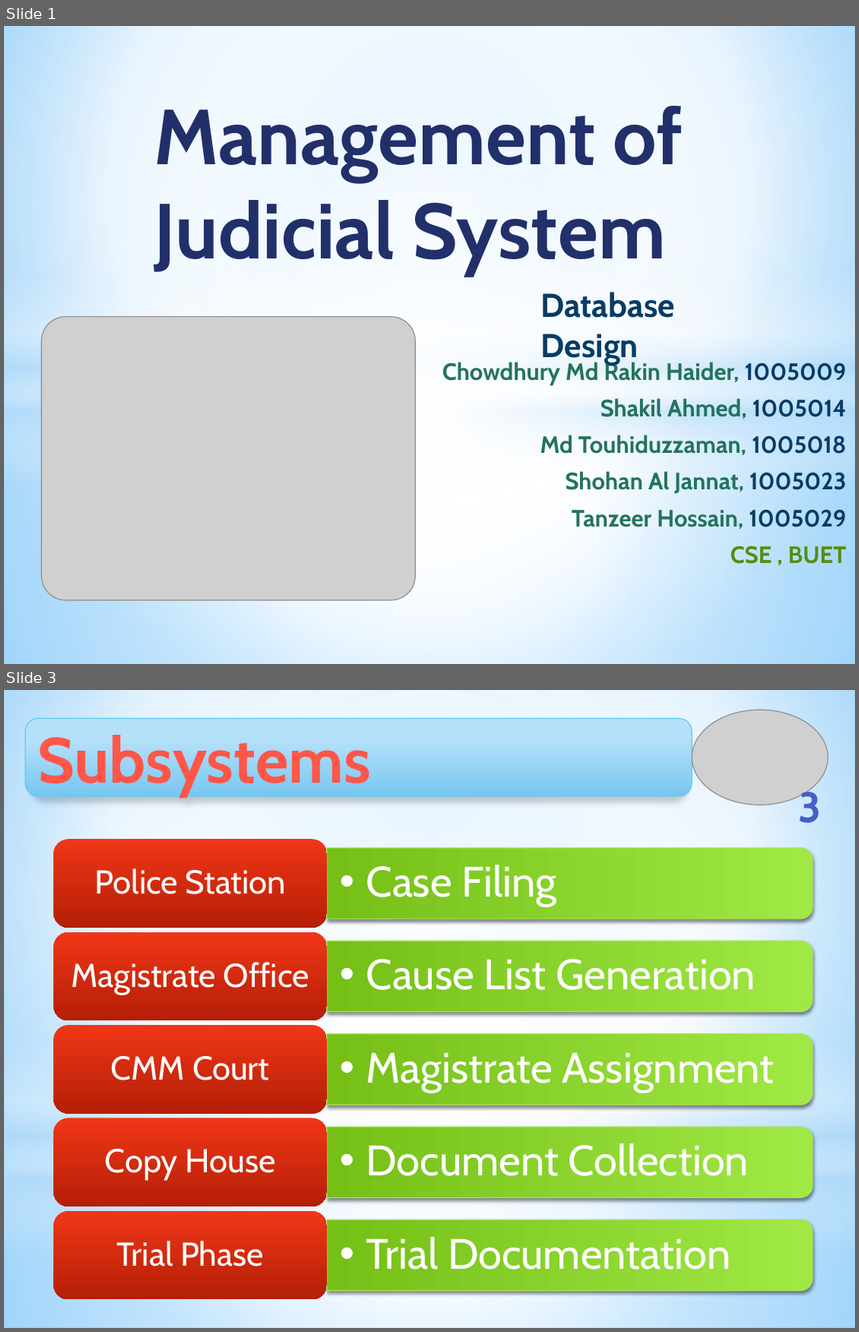
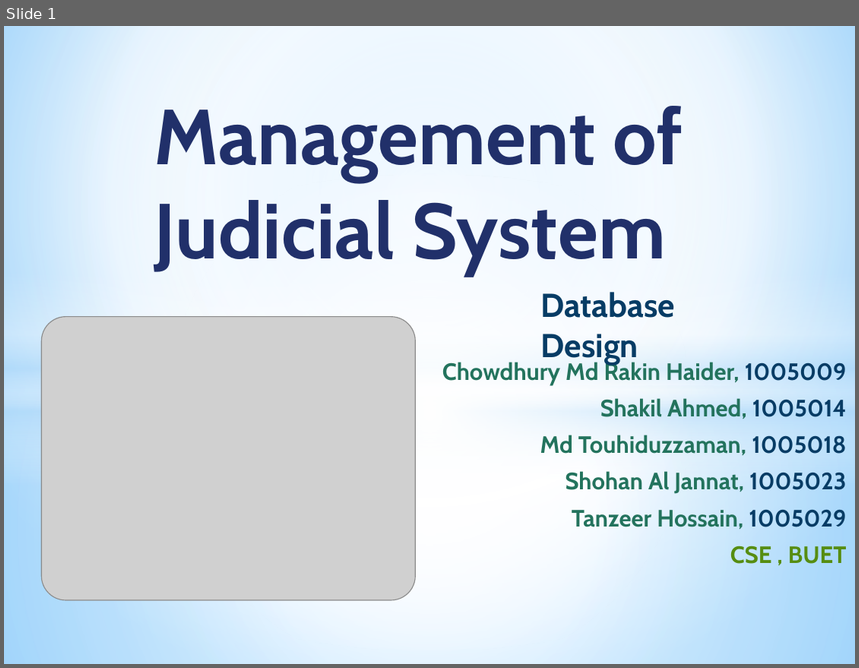
Before and after one commit to Touhid18/CSE308-Management_of_Judicial_System-1005009_1005014_1005018_1005023_1005029, a slide deck: ISD_Management_of_Judicial_System_DatabaseDesign.pptx. Shown one above the other, each under a label of ours: slides 1 and 3 before the commit, slide 1 after it; the slides between them are not shown. The pictures are 859x1332 and 859x668 pixels, drawn with LibreOffice and Linux fonts; fonts in the diff are those of the drawing; grey boxes stand for pictures. Boxes give left, top, right and bottom in pixels: in the first picture for what was removed or moved away, otherwise in the second. Text is boxed around its words. In the diff, an @@ line names an element or a change of style, - is before the commit and + after.

```diff
--- a/ISD_Management_of_Judicial_System_DatabaseDesign.pptx
+++ b/ISD_Management_of_Judicial_System_DatabaseDesign.pptx
@@ slide 3 removed at (4,690,855,1328), background gradient #9ED5FF to #FFFFFF to #5BB9FF @@
@@ rectangle removed at (4,690,855,1165) @@
@@ picture removed at (692,710,828,805) @@
@@ rounded rectangle removed at (25,718,692,796) @@
-Subsystems
@@ page number removed at (799,786,822,823) @@
-3
@@ ellipse removed at (4,839,855,1314) @@
@@ rectangle removed at (4,1040,855,1253) @@
@@ rectangle removed at (4,1165,855,1328) @@
@@ group removed at (53,839,813,1300): 10 texts, 5 round same rects, 5 rounded rectangles @@
-  •• Case Filing
-Police Station
-  •• Cause List Generation
-Magistrate Office
-  •• Magistrate Assignment
-CMM Court
-  •• Document Collection
-Copy House
-  •• Trial Documentation
-Trial Phase
```
Also in this commit, not shown: 15 slides added, 2 other slides removed, 1 other file.
